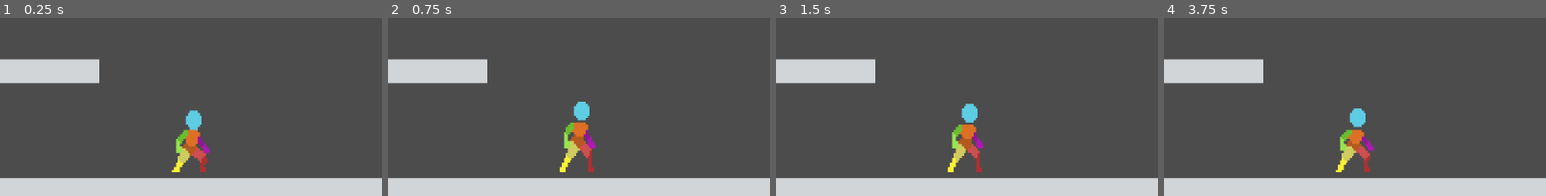
Above: before the commit, frames 1-4 (left to right).
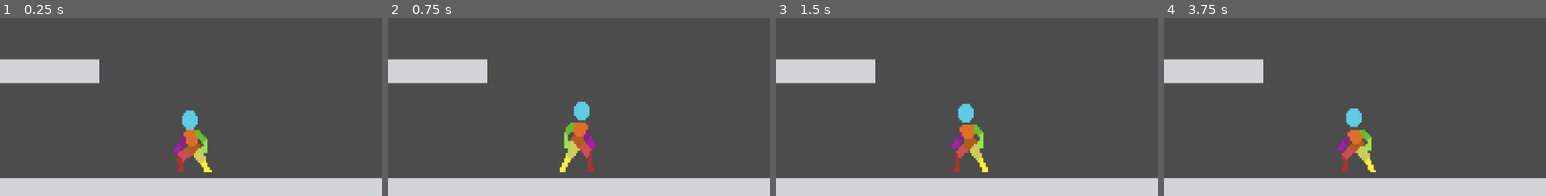
Above: after the commit, the same moments.

Repository: Santyru-C/godot3-FSM
Game: Godot game, scene res://scenes/TestGrounds.tscn
Same seed, same stepped clock (60 frames per second), same inputs: the game is played once before the commit and once after it.
Inputs:
- Up to frame 1 (0.25 s): no input
- Up to frame 2 (0.75 s): hold Right (ui_right) from 0.53 s (still down)
- Up to frame 3 (1.5 s): release Right (ui_right) at 1.28 s; hold Left (ui_left) from 1.28 s (still down)
- Up to frame 4 (3.75 s): release Left (ui_left) at 2.03 s; hold Right (ui_right) 2.03-3.53 s; hold Left (ui_left) from 3.53 s (still down)
The pictures show only the part of the screen within x 15-65%, y 50-100%; the shares and areas given below are measured in that part.

The runs differ from the first frame. In frame 1, 1.6% of the frame differs, in the area x 45-56%, y 51-87%; in frame 2, nothing differs; in frame 3, 1.7%, in the area x 45-56%, y 48-87%; in frame 4, 1.6%.

Commit message:
add accelerate function

Diff:
--- a/FSM/scenes/character/Character.gd
+++ b/FSM/scenes/character/Character.gd
@@ -13,6 +13,23 @@
 		- Input.get_action_strength("ui_left")
 	)
 
+func update_sprite_flip():
+	#var h_flip = $Sprite.get("flip_h")
+	$Sprite.flip_h = false if last_direction > 0 else true
+	print(direction.x)
+
+func accelerate(delta, h_acceleration, max_speed):
+	if last_direction != direction.x:
+		velocity.x /= 4 # reduce speed for faster turning
+
+	velocity.x += h_acceleration * direction.x * delta
+
+	if abs(velocity.x) >= max_speed:
+		velocity.x = max_speed * direction.x
+
 func _physics_process(delta):
 	update_input()
-	print(direction.x)
+	if direction.x != 0:
+		last_direction = direction.x
+	update_sprite_flip()
+	velocity = move_and_slide(velocity, Vector2.UP)
